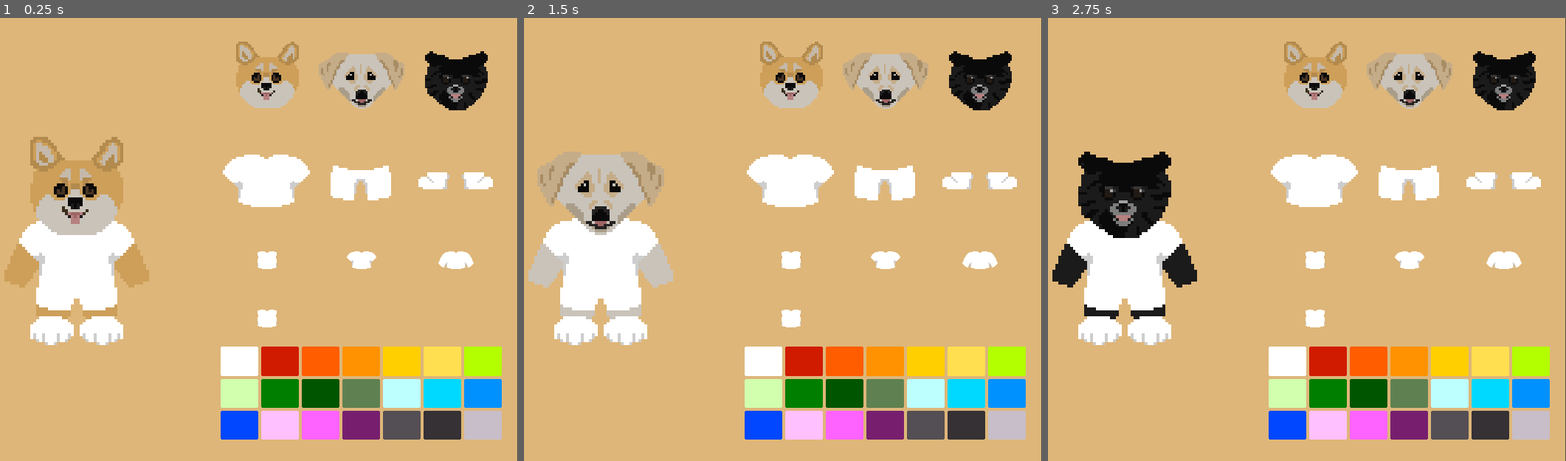
Above: before the commit, frames 1-3 (left to right).
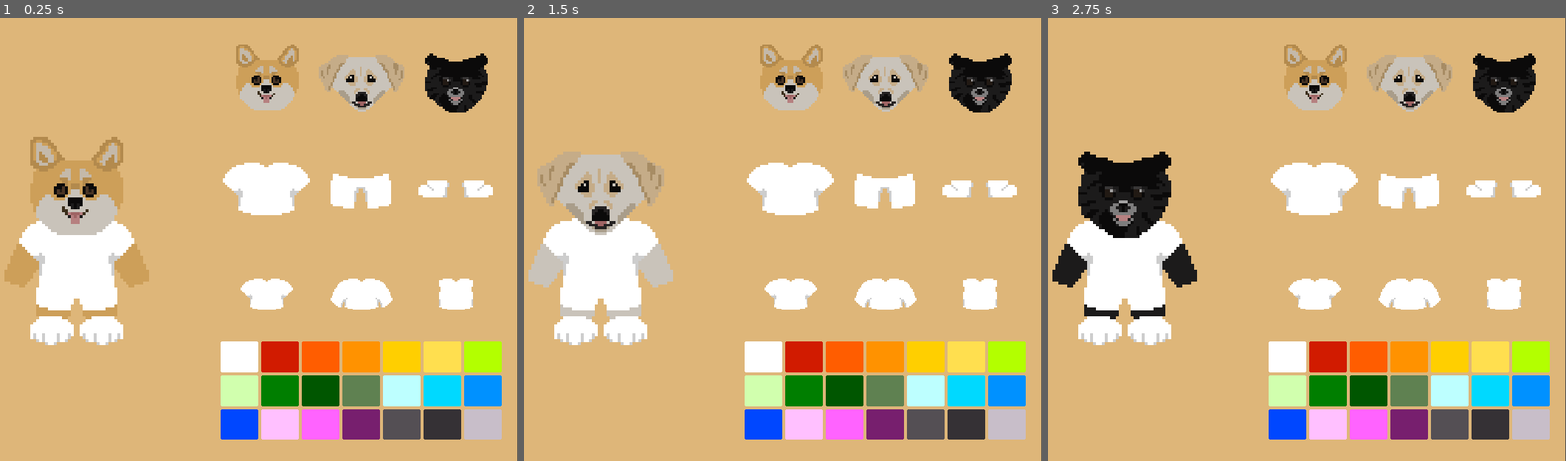
Above: after the commit, the same moments.

Repository: Katie-N/Its-a-Dogs-World
Game: Godot game, scene res://Scenes/Shop/TryOn.tscn
The game is run twice, just before and just after one commit, with the same random seed, the same clock (stepped at 60 frames per second) and the same inputs. The project has no main scene, so this scene is started directly.
Inputs (mouse positions are in pixels of both pictures, inside the frame that each line leads up to; where the layout moved, square brackets give the same spot in the first picture):
- Up to frame 1 (0.25 s): no input
- Up to frame 2 (1.5 s): click (788, 88) [788, 84] at 0.5 s; click (886, 88) [886, 84] at 1.25 s
- Up to frame 3 (2.75 s): click (1503, 88) [1503, 84] at 2 s

The runs differ from the first frame. In frame 1, 6.9% of the frame differs, in the area x 42-97%, y 5-89%; in frame 2, 6.9%; in frame 3, 6.9%.

Commit message:
Hide clothing buttons

Diff:
--- a/Scenes/Shop/try_on.gd
+++ b/Scenes/Shop/try_on.gd
@@ -9,6 +9,7 @@
 # Base clothing item options
 # These are the hex values the clothing is offered in. It should match the same order as the ClothingSpritesheet.png sprites because the index will be used to identify which color was selected.
 var availableColors = ["ffffff", "d11b00", "ff5d00", "ff9200", "ffcf00", "ffdf4f", "b3ff00", "d1ffae", "007e00", "005600", "5f8151", "bdffff", "00d9ff", "0091ff", "0047ff", "ffc0ff", "ff63ff", "771f6e", "544f54", "353135", "c8bec9"]
+var clothingTypes = ["shirts", "pants", "shoes"]
 # Identify the row indices of each type of clothing that can only have one being worn at a time (you can wear a short sleeve shirt and boots at the same time but you can't wear pants at the same time as shorts).
 # By using lists of indices, we are free to append new clothing items as new rows in the spritesheet and then we just add the row index to the corresponding list.
 # No need to keep shirts at the top, pants in the middle, and shoes at the bottom.
@@ -25,9 +26,13 @@
 
 func _ready():
 	instantiateDogModelButtons()
-	instantiateClothingButtons("shirt")
+	for clothingType in clothingTypes:
+		instantiateClothingButtons(clothingType)
+#	Start with the shirts tab selected
+	clothingTypeSelected("shirts")
 	instantiateColorButtons()
 
+# DOG MODEL SELECTION GRID CODE
 
 func instantiateDogModelButtons():
 	for dog in dogTypes:
@@ -43,6 +48,14 @@
 
 #	Hide the template button
 	modelSelectionTemplateButton.visible = false
+
+#	When a different dog is selected, change the model sprites
+func changeModel(dogType):
+	$CanvasLayer/DogCharacter.find_child("Head").frame = dogTypes.find(dogType)
+	$CanvasLayer/DogCharacter.find_child("Body").frame = dogTypes.find(dogType)
+
+
+# COLOR SELECTION GRID CODE
 
 func instantiateColorButtons():
 	for color in availableColors:
@@ -64,34 +77,56 @@
 	$CanvasLayer/DogCharacter.find_child("Pants").frame = 63 + availableColors.find(color)
 	$CanvasLayer/DogCharacter.find_child("Shoes").frame = 105 + availableColors.find(color)
 
-#	When a different dog is selected, change the model sprites
-func changeModel(dogType):
-	$CanvasLayer/DogCharacter.find_child("Head").frame = dogTypes.find(dogType)
-	$CanvasLayer/DogCharacter.find_child("Body").frame = dogTypes.find(dogType)
 
-func instantiateClothingButtons(clothing):
-	var x = 0 # Since we want to just show the white clothing we will only use column 0 of the spritesheet (which is from x=0 to x=clothingWidth)
-	var y
+# CLOTHING SELECTION GRID CODE
+
+func getClothingRows(clothing):
 	var clothingItems
+#	Grab the list of rows of the spritesheet corresponding to each clothing type.
 	match clothing:
-		"shirt":
+		"shirts":
 			clothingItems = shirtRows
 		"pants":
 			clothingItems = pantsRows
 		"shoes":
 			clothingItems = shoeRows
+		_:
+#			If the clothing is not in this list, we have a serious problem
+			print("Error: Clothing type " + clothing + " not found")
+			return null
 
-	# Set the number of columns to be at most 5
-	$"CanvasLayer/CustomizationOptions/Clothing Selection".columns = min(float(clothingItems.size()), 5.0)
+	return clothingItems
 
+func instantiateClothingButtons(clothing):
+	var x = 0 # Since we want to just show the white clothing we will only use column 0 of the spritesheet (which is from x=0 to x=clothingWidth)
+	var y
+	var clothingItems = getClothingRows(clothing)
+
+	if clothingItems == null:
+		return
 
 #	Loop through each type of article (as in, short sleeve, long sleeve, and tank top if clothing = shirt. Or pants and shorts if clothing = pants. Does not take color into consideration)
 	for clothingItem in clothingItems:
 		var clothingItemButton = clothingItemTemplateButton.duplicate(true)
+		clothingItemButton.name = clothing + str(clothingItem)
+
+#		Set the top pixel based on the current row and the height of the sprites.
 		y = clothingItem * clothingHeight # Row 0 will have y = 0. Row 1 will have y = clothingItemHeight, etc.
-		print(y)
-		clothingItemButton.texture_normal.region = Rect2(0, y, clothingWidth, clothingHeight)
-#		Godot has this weird thing where the textures will be shared if duplicating a node unless you explicitly duplicate that texture property.
+
+#		Set the region of the spritesheet to cut out based on the origin and the width/height of the sprites.
+		clothingItemButton.texture_normal.region = Rect2(x, y, clothingWidth, clothingHeight)
+#		Godot has this weird thing where the textures will be shared if duplicating a node unless you explicitly duplicate that texture property. (See https://forum.godotengine.org/t/how-to-make-resource-unique-from-script/26977)
 #		So this line just says make a static copy of how the texture is right now and reassign the texture to be this copy. Then later changes will affect the original texture but since none of the buttons are actually using the original texture (they are all using static copies) it won't matter.
 		clothingItemButton.texture_normal = clothingItemButton.texture_normal.duplicate()
 		clothingItemTemplateButton.get_parent().add_child(clothingItemButton)
+
+func clothingTypeSelected(clothing):
+	var clothingRows = getClothingRows(clothing)
+	# Set the number of columns to be at most 5
+	$"CanvasLayer/CustomizationOptions/Clothing Selection".columns = min(float(clothingRows.size()), 5.0)
+
+	for child in $"CanvasLayer/CustomizationOptions/Clothing Selection".get_children():
+		if child.name.contains(clothing):
+			child.visible = true
+		else:
+			child.visible = false
